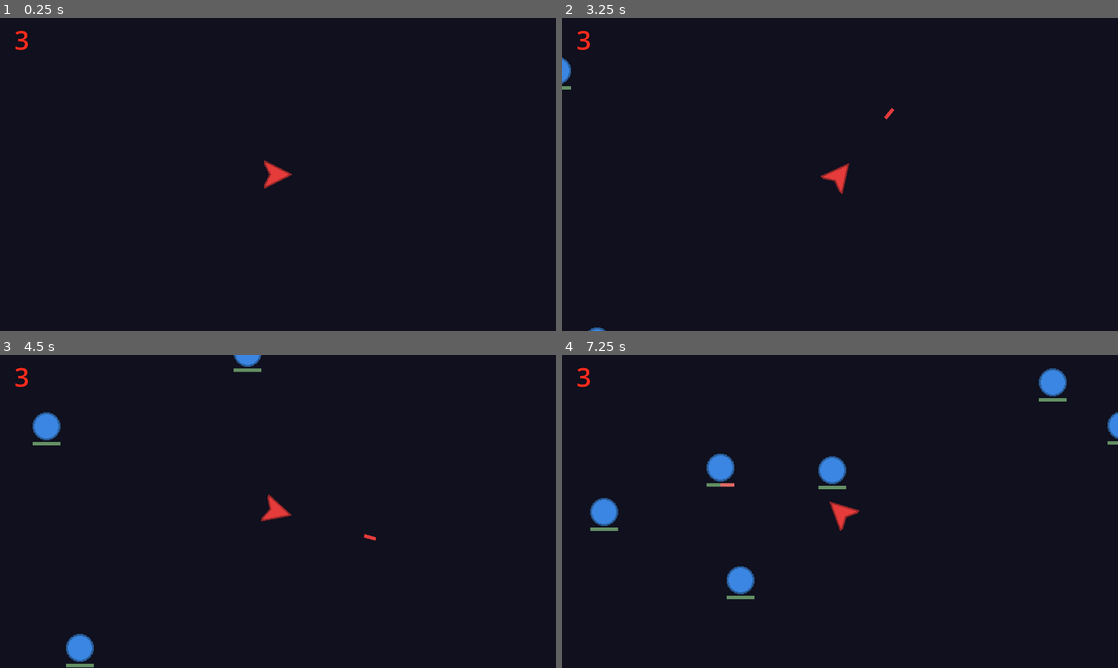
Above: before the commit, frames 1-4 (two rows, left to right).
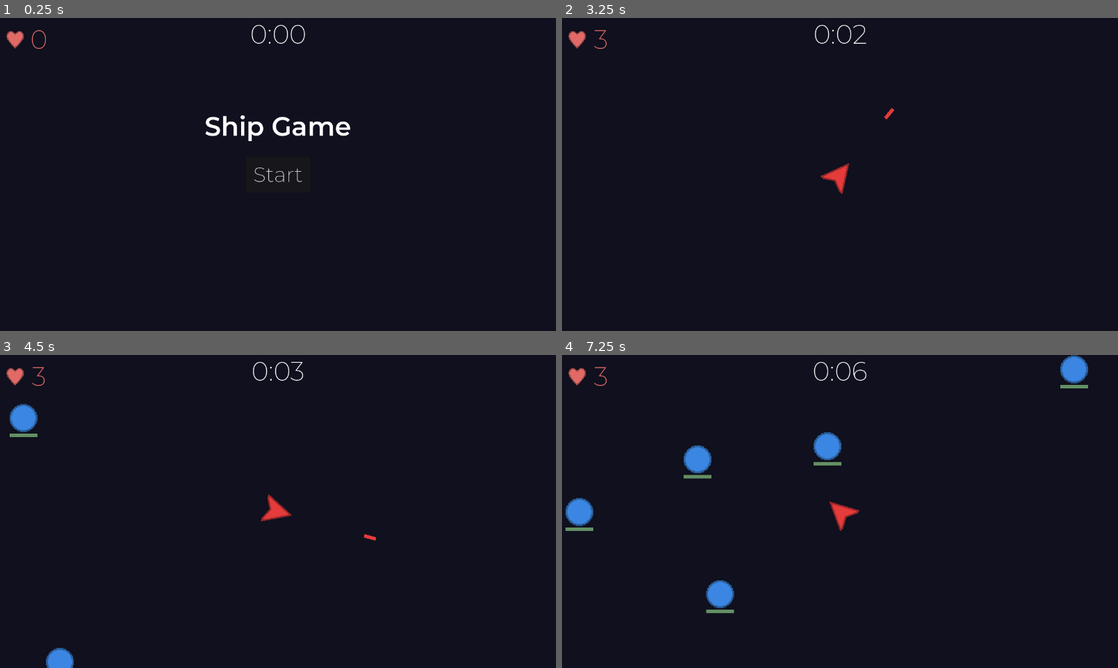
Above: after the commit, the same moments.

Repository: jordanjohnson56/shipgame
Game: Godot game, scene res://main.tscn
The game is run twice, just before and just after one commit, with the same random seed, the same clock (stepped at 60 frames per second) and the same inputs.
Inputs (mouse positions are in pixels of both pictures, inside the frame that each line leads up to):
- Up to frame 1 (0.25 s): no input
- Up to frame 2 (3.25 s): click (840, 174) at 0.5 s, where only the run after the commit has a clickable "Start"; move the mouse to (962, 158) at 1.27 s; press the mouse at (962, 158) at 1.28 s; tap Enter at 2 s; move the mouse to (728, 190) at 2.02 s; release the mouse at (728, 190) at 2.03 s; click (728, 190) at 2.1 s; move the mouse to (895, 105) at 2.77 s; press the mouse at (895, 105) at 2.78 s
- Up to frame 3 (4.5 s): move the mouse to (250, 574) at 3.52 s; release the mouse at (250, 574) at 3.53 s; click (250, 574) at 3.6 s; move the mouse to (444, 558) at 4.27 s; press the mouse at (444, 558) at 4.28 s
- Up to frame 4 (7.25 s): move the mouse to (673, 464) at 5.02 s; release the mouse at (673, 464) at 5.03 s; click (673, 464) at 5.1 s; move the mouse to (867, 511) at 5.77 s; press the mouse at (867, 511) at 5.78 s; move the mouse to (756, 433) at 6.52 s; release the mouse at (756, 433) at 6.53 s; click (756, 433) at 6.6 s

The runs differ from the first frame. In frame 1, 1.3% of the frame differs, in the area x 1-63%, y 2-55%; in frame 2, 0.5%; in frame 3, 2.0%; in frame 4, 4.4%, in the area x 0-100%, y 0-83%.

Commit message:
Main menu, HUD updates

Diff:
--- a/hud.gd
+++ b/hud.gd
@@ -1,14 +1,40 @@
 extends CanvasLayer
 
+signal start_game
+
+var time = 0
 
 # Called when the node enters the scene tree for the first time.
 func _ready():
-    $Message.text = ""
+    reset()
+
+
+func reset():
+    $Message.text = "Ship Game"
+    $StartButton.show()
+
+
+func set_time(new_time):
+    time = new_time
+    var minutes = floor(time / 60)
+    var seconds = time % 60
+    $Time.text = "%01d:%02d" % [minutes, seconds]
 
 
 func set_health(score):
-    $Health.text = str(score)
+    get_node("Health/Label").text = str(score)
 
 
 func game_over():
     $Message.text = "GAME OVER"
+
+
+func _on_seconds_timeout():
+    set_time(time + 1)
+
+
+func _on_start_button_pressed():
+    $StartButton.hide()
+    $Message.text = ""
+    set_time(0)
+    start_game.emit()
--- a/hud.tscn
+++ b/hud.tscn
@@ -1,6 +1,21 @@
-[gd_scene load_steps=2 format=3 uid="uid://cxavdnpec18y3"]
+[gd_scene load_steps=8 format=3 uid="uid://cxavdnpec18y3"]
 
 [ext_resource type="Script" path="res://hud.gd" id="1_pj8ef"]
+[ext_resource type="Theme" uid="uid://c1n8oddh3qabg" path="res://theme.tres" id="2_hf0dd"]
+[ext_resource type="Texture2D" uid="uid://dwxsapxs2a0ru" path="res://art/heart.png" id="2_w0vdw"]
+[ext_resource type="FontFile" uid="uid://cc17y6l2eprtl" path="res://art/Montserrat-VariableFont_wght.ttf" id="3_fi2hi"]
+
+[sub_resource type="FontVariation" id="FontVariation_nbt3y"]
+base_font = ExtResource("3_fi2hi")
+variation_opentype = {
+2003265652: 600
+}
+
+[sub_resource type="InputEventAction" id="InputEventAction_nso5x"]
+action = &"start"
+
+[sub_resource type="Shortcut" id="Shortcut_vmu77"]
+events = [SubResource("InputEventAction_nso5x")]
 
 [node name="HUD" type="CanvasLayer"]
 script = ExtResource("1_pj8ef")
@@ -17,20 +32,72 @@
 offset_bottom = -10.0
 grow_horizontal = 2
 grow_vertical = 2
+theme = ExtResource("2_hf0dd")
+theme_override_fonts/font = SubResource("FontVariation_nbt3y")
 theme_override_font_sizes/font_size = 60
 text = "message"
 horizontal_alignment = 1
 vertical_alignment = 1
 autowrap_mode = 2
 
-[node name="Health" type="Label" parent="."]
-offset_right = 100.0
+[node name="Health" type="Control" parent="."]
+layout_mode = 3
+anchors_preset = 0
+offset_right = 40.0
+offset_bottom = 40.0
+metadata/_edit_group_ = true
+
+[node name="TextureRect" type="TextureRect" parent="Health"]
+layout_mode = 1
+anchors_preset = 4
+anchor_top = 0.5
+anchor_bottom = 0.5
+offset_left = 15.0
+offset_top = 10.0
+offset_right = 55.0
+offset_bottom = 50.0
+grow_vertical = 2
+texture = ExtResource("2_w0vdw")
+
+[node name="Label" type="Label" parent="Health"]
+offset_left = 40.0
+offset_right = 140.0
 offset_bottom = 100.0
-theme_override_colors/font_color = Color(1, 0.172549, 0.12549, 1)
-theme_override_colors/font_outline_color = Color(0, 0, 0, 1)
-theme_override_constants/outline_size = 2
+theme = ExtResource("2_hf0dd")
+theme_override_colors/font_color = Color(0.882353, 0.415686, 0.4, 1)
 theme_override_font_sizes/font_size = 60
 text = "0
 "
 horizontal_alignment = 1
 vertical_alignment = 1
+
+[node name="StartButton" type="Button" parent="."]
+anchors_preset = 8
+anchor_left = 0.5
+anchor_top = 0.5
+anchor_right = 0.5
+anchor_bottom = 0.5
+offset_left = -74.0
+offset_top = -41.5
+offset_right = 74.0
+offset_bottom = 41.5
+grow_horizontal = 2
+grow_vertical = 2
+theme = ExtResource("2_hf0dd")
+theme_override_font_sizes/font_size = 48
+shortcut = SubResource("Shortcut_vmu77")
+shortcut_in_tooltip = false
+text = "Start"
+
+[node name="Time" type="Label" parent="."]
+anchors_preset = 5
+anchor_left = 0.5
+anchor_right = 0.5
+offset_left = -20.0
+offset_right = 20.0
+offset_bottom = 23.0
+grow_horizontal = 2
+theme = ExtResource("2_hf0dd")
+text = "0:00"
+
+[connection signal="pressed" from="StartButton" to="." method="_on_start_button_pressed"]
--- a/main.gd
+++ b/main.gd
@@ -1,14 +1,9 @@
 extends Node
 
+@export var initial_enemy_timer = 1.0
 var projectile_scene = preload("res://projectile.tscn")
 var enemy_scene = preload("res://enemy.tscn")
 var game_started = false
-
-# Called when the node enters the scene tree for the first time.
-func _ready():
-    $EnemySpawnTimer.start()
-    $HUD.set_health($Player.health)
-    game_started = true
 
 
 # Called every frame. 'delta' is the elapsed time since the previous frame.
@@ -17,13 +12,23 @@
     if Input.is_action_pressed("close_game"):
         get_tree().quit()
 
-    # Fire when clicked
-    if Input.is_action_pressed("fire") and $FireCooldown.is_stopped():
-        var shot = projectile_scene.instantiate()
-        shot.position = $Player.position
-        add_child(shot)
-        $FireCooldown.start()
-        $FireSound.play()
+    if game_started:
+        # Fire when clicked
+        if Input.is_action_pressed("fire") and $FireCooldown.is_stopped():
+            var shot = projectile_scene.instantiate()
+            shot.position = $Player.position
+            add_child(shot)
+            $FireCooldown.start()
+            $FireSound.play()
+
+
+func start_game():
+    $Player.enable()
+    $EnemySpawnTimer.wait_time = initial_enemy_timer
+    $EnemySpawnTimer.start()
+    $Seconds.start()
+    $HUD.set_health($Player.health)
+    game_started = true
 
 
 func spawn_enemy():
@@ -39,14 +44,19 @@
 
 
 func game_over():
+    $EnemySpawnTimer.stop()
+    $Seconds.stop()
+    $HUD.game_over()
     game_started = false
-    $HUD.game_over()
+    await get_tree().create_timer(3).timeout
+    $HUD.reset()
+    get_tree().call_group("enemy", "queue_free")
 
 
 func _on_player_hurt():
     $HUD.set_health($Player.health)
 
 
-func _on_enemy_spawn_timer_timeout():
-    if game_started:
-        spawn_enemy()
+func _on_difficulty_timer_timeout():
+    var new_wait_time = clamp($EnemySpawnTimer.wait_time - 0.05, 0.05, 1)
+    $EnemySpawnTimer.wait_time = new_wait_time
--- a/main.tscn
+++ b/main.tscn
@@ -15,6 +15,7 @@
 script = ExtResource("1_x3x6b")
 
 [node name="Player" parent="." instance=ExtResource("2_fnnxj")]
+visible = false
 
 [node name="FireCooldown" type="Timer" parent="."]
 wait_time = 0.25
@@ -35,6 +36,15 @@
 
 [node name="HUD" parent="." instance=ExtResource("4_ki6ys")]
 
+[node name="DifficultyTimer" type="Timer" parent="."]
+wait_time = 5.0
+autostart = true
+
+[node name="Seconds" type="Timer" parent="."]
+
 [connection signal="died" from="Player" to="." method="game_over"]
 [connection signal="hurt" from="Player" to="." method="_on_player_hurt"]
-[connection signal="timeout" from="EnemySpawnTimer" to="." method="_on_enemy_spawn_timer_timeout"]
+[connection signal="timeout" from="EnemySpawnTimer" to="." method="spawn_enemy"]
+[connection signal="start_game" from="HUD" to="." method="start_game"]
+[connection signal="timeout" from="DifficultyTimer" to="." method="_on_difficulty_timer_timeout"]
+[connection signal="timeout" from="Seconds" to="HUD" method="_on_seconds_timeout"]
--- a/player.gd
+++ b/player.gd
@@ -4,31 +4,33 @@
 signal died
 
 @export var max_health = 3
-var health
-
-
-# Called when the node enters the scene tree for the first time.
-func _ready():
-    health = max_health
+var health = max_health
+var active = false
 
 
 # Called every frame. 'delta' is the elapsed time since the previous frame.
 func _process(_delta):
     # Set rotation based on mouse position
     look_at(get_global_mouse_position())
-    # check if dead
-    if health <= 0:
-        hide()
-        $CollisionPolygon2D.disabled = true
-        died.emit()
+
+
+func enable():
+    health = max_health
+    show()
+    active = true
 
 
 func take_damage():
     health -= 1
     hurt.emit()
+    # check if dead
+    if health <= 0:
+        hide()
+        active = false
+        died.emit()
 
 
 func _on_area_entered(area):
-    if "enemy" in area.get_groups():
+    if active and "enemy" in area.get_groups():
         take_damage()
         area.queue_free()
--- a/project.godot
+++ b/project.godot
@@ -32,6 +32,11 @@
 "events": [Object(InputEventMouseButton,"resource_local_to_scene":false,"resource_name":"","device":-1,"window_id":0,"a …(257 unchanged characters)…
 ]
 }
+start={
+"deadzone": 0.5,
+"events": [Object(InputEventKey,"resource_local_to_scene":false,"resource_name":"","device":-1,"window_id":0,"alt_pressed":false,"shift_pressed":false,"ctrl_pressed":false,"meta_pressed":false,"pressed":false,"keycode":0,"physical_keycode":4194309,"key_label":0,"unicode":0,"echo":false,"script":null)
+]
+}
 
 [rendering]
 
--- /dev/null
+++ b/theme.tres
@@ -0,0 +1,13 @@
+[gd_resource type="Theme" load_steps=3 format=3 uid="uid://c1n8oddh3qabg"]
+
+[ext_resource type="FontFile" uid="uid://cc17y6l2eprtl" path="res://art/Montserrat-VariableFont_wght.ttf" id="1_3o3of"]
+
+[sub_resource type="FontVariation" id="FontVariation_bmqg4"]
+base_font = ExtResource("1_3o3of")
+variation_opentype = {
+2003265652: 200
+}
+
+[resource]
+default_font = SubResource("FontVariation_bmqg4")
+default_font_size = 60
Binary file added: art/Montserrat-VariableFont_wght.ttf
Not shown, added: art/Montserrat-VariableFont_wght.ttf.import
Binary file added: art/heart.png
Not shown, added: art/heart.png.import
